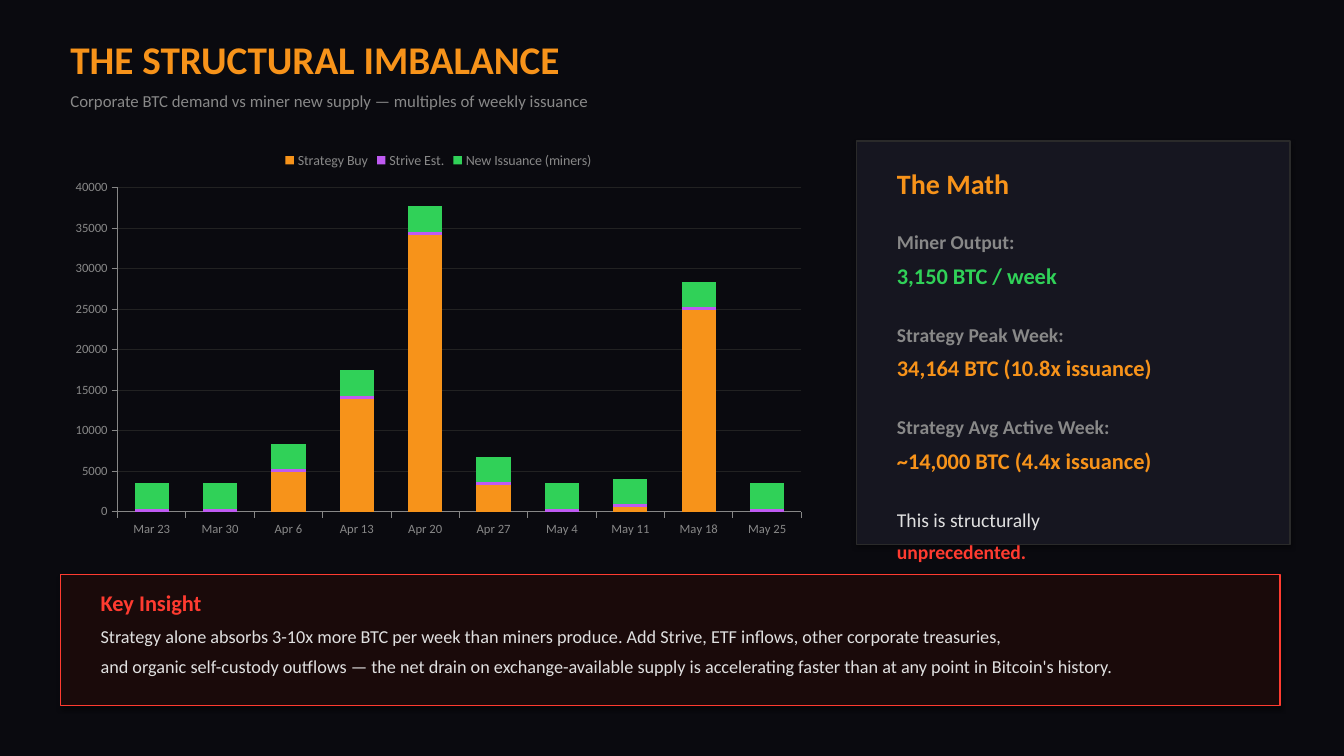
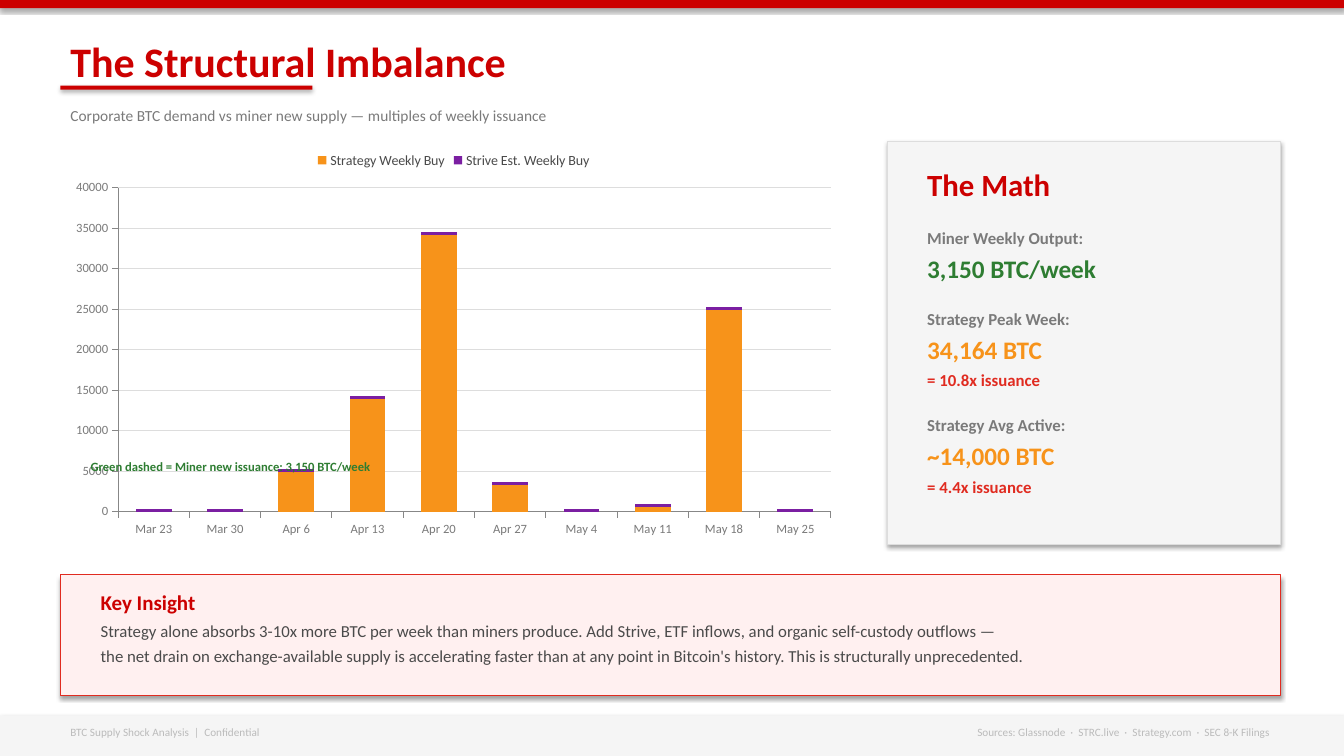
Before and after one commit to lorangb/btc-supply-dashboard, a slide deck: slide 7 of BTC_Supply_Shock_Dashboard.pptx (slide 6 before the commit). Drawn at 1344x756 pixels with LibreOffice and Linux fonts; fonts in the diff are those of the drawing. Boxes give left, top, right and bottom in pixels: in the first picture for what was removed or moved away, otherwise in the second. Text is boxed around its words. In the diff, an @@ line names an element or a change of style, - is before the commit and + after.

```diff
--- a/BTC_Supply_Shock_Dashboard.pptx
+++ b/BTC_Supply_Shock_Dashboard.pptx
@@ background #0A0A0F to #FFFFFF @@
@@ rectangle added at [0, 0, 1344, 8], fill #CC0000 @@
@@ text at [70, 47, 506, 87]: text changed; size 28 to 30 pt; text colour #F7931A to #CC0000 @@
-THE STRUCTURAL IMBALANCE
+The Structural Imbalance
@@ rectangle added at [60, 86, 313, 90], fill #CC0000 @@
@@ text "Corporate BTC demand vs miner ...": place and size @@
-text "Corporate BTC demand vs miner ..." at [70, 95, 588, 110]
+text "Corporate BTC demand vs miner ..." at [70, 110, 546, 124]
@@ text "Corporate BTC demand vs miner ..." at [70, 110, 546, 124]: size 12 to 11 pt, text colour #888888 to #7A7A7A @@
@@ column stacked chart at [60, 141, 847, 544] @@
-Strategy Buy: 0, 0, 5000, 14000, 34000, 3000, 0, 1000, 25000, 0
+Strategy Weekly Buy: 0, 0, 5000, 14000, 34000, 3000, 0, 1000, 25000, 0
-Strive Est.: 0, 0, 0, 0, 0, 0, 0, 0, 0, 0
+Strive Est. Weekly Buy: 0, 0, 0, 0, 0, 0, 0, 0, 0, 0
@@ colour of Strive Est. Weekly Buy #BF5AF2 to #7B1FA2 @@
-New Issuance (miners): 3000, 3000, 3000, 3000, 3000, 3000, 3000, 3000, 3000, 3000
@@ legend changed @@
@@ category axis changed @@
@@ value axis changed @@
@@ column stacked chart: place and size @@
-column stacked chart at [60, 141, 817, 544]
+column stacked chart at [60, 141, 847, 544]
@@ rectangle: place and size @@
-rectangle at [857, 141, 1291, 544]
+rectangle at [887, 141, 1280, 544]
@@ rectangle at [887, 141, 1280, 544]: fill #161620 to #F5F5F5; outline #2A2A2A 1 pt to #DDDDDD 0.75 pt @@
@@ text "The Math": place and size @@
-text "The Math" at [897, 174, 1152, 530]
+text "The Math" at [927, 174, 1096, 493]
@@ text at [927, 174, 1070, 328]: size 20 to 22 pt, text colour #F7931A to #CC0000 in "The Math"; size 14 to 12 pt, text colour #888888 to #7A7A7A in "Strategy Peak Week:"; less space between paragraphs @@
@@ text at [927, 232, 1096, 281]: text changed; size 16 to 12 pt; text colour #30D158 to #7A7A7A @@
-Miner Output:
-3,150 BTC / week
+Miner Weekly Output:
+3,150 BTC/week
@@ text at [927, 341, 1066, 493]: text changed; size 14 to 12 pt; text colour #F7931A to #E02B20 @@
-34,164 BTC (10.8x issuance)
-Strategy Avg Active Week:
-~14,000 BTC (4.4x issuance)
-This is structurally
-unprecedented.
+34,164 BTC
+= 10.8x issuance
+Strategy Avg Active:
+~14,000 BTC
+= 4.4x issuance
@@ text added at [91, 460, 370, 474], 9 pt, text #2E7D32, bold @@
+Green dashed = Miner new issuance: 3,150 BTC/week
@@ rectangle: place and size @@
-rectangle at [60, 575, 1280, 706]
+rectangle at [60, 575, 1280, 696]
@@ rectangle at [60, 575, 1280, 696]: fill #1A0A0A to #FFF0F0; outline #FF3B30 1 pt to #E02B20 0.75 pt @@
@@ text at [101, 595, 196, 614]: size 16 to 15 pt, text colour #FF3B30 to #CC0000 in "Key Insight" @@
@@ text at [101, 625, 1022, 665]: text changed; size 13 to 12 pt; text colour #E0E0E0 to #4A4A4A @@
-Strategy alone absorbs 3-10x more BTC per week than miners produce. Add Strive, ETF inflows, other corporate treasuries,
-and organic self-custody outflows — the net drain on exchange-available supply is accelerating faster than at any point in Bitcoin's history.
+Strategy alone absorbs 3-10x more BTC per week than miners produce. Add Strive, ETF inflows, and organic self-custody outflows —
+the net drain on exchange-available supply is accelerating faster than at any point in Bitcoin's history. This is structurally unprecedented.
@@ rectangle added at [0, 716, 1344, 756], fill #F5F5F5 @@
@@ text added at [70, 729, 259, 737], 8 pt, text #BBBBBB @@
+BTC Supply Shock Analysis | Confidential
@@ text added at [977, 728, 1269, 738], 8 pt, text #BBBBBB @@
+Sources: Glassnode · STRC.live · Strategy.com · SEC 8-K Filings
```
Also in this commit, not shown: 9 other slides changed, 1 slide added, 1 other file.
